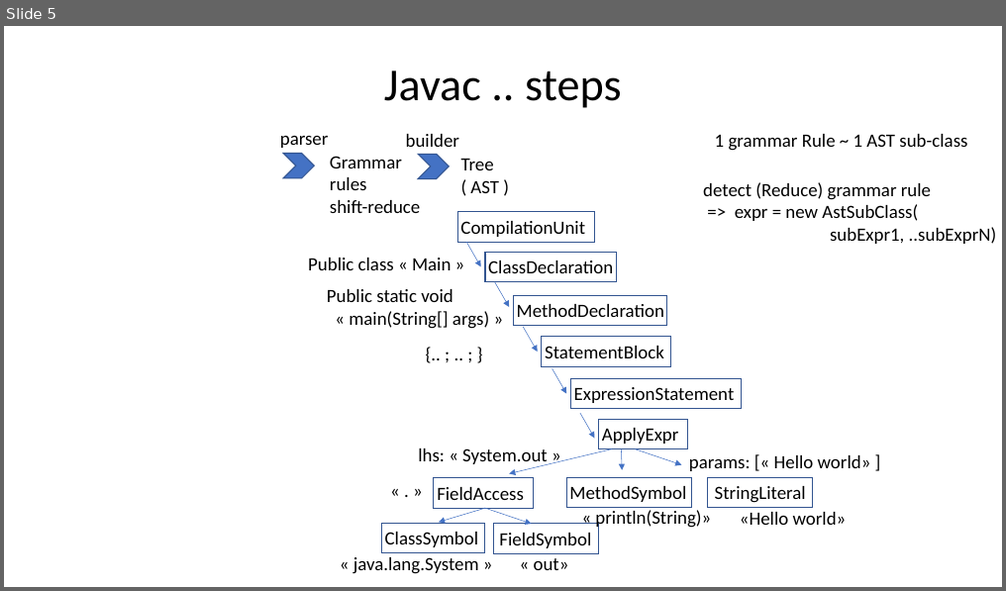
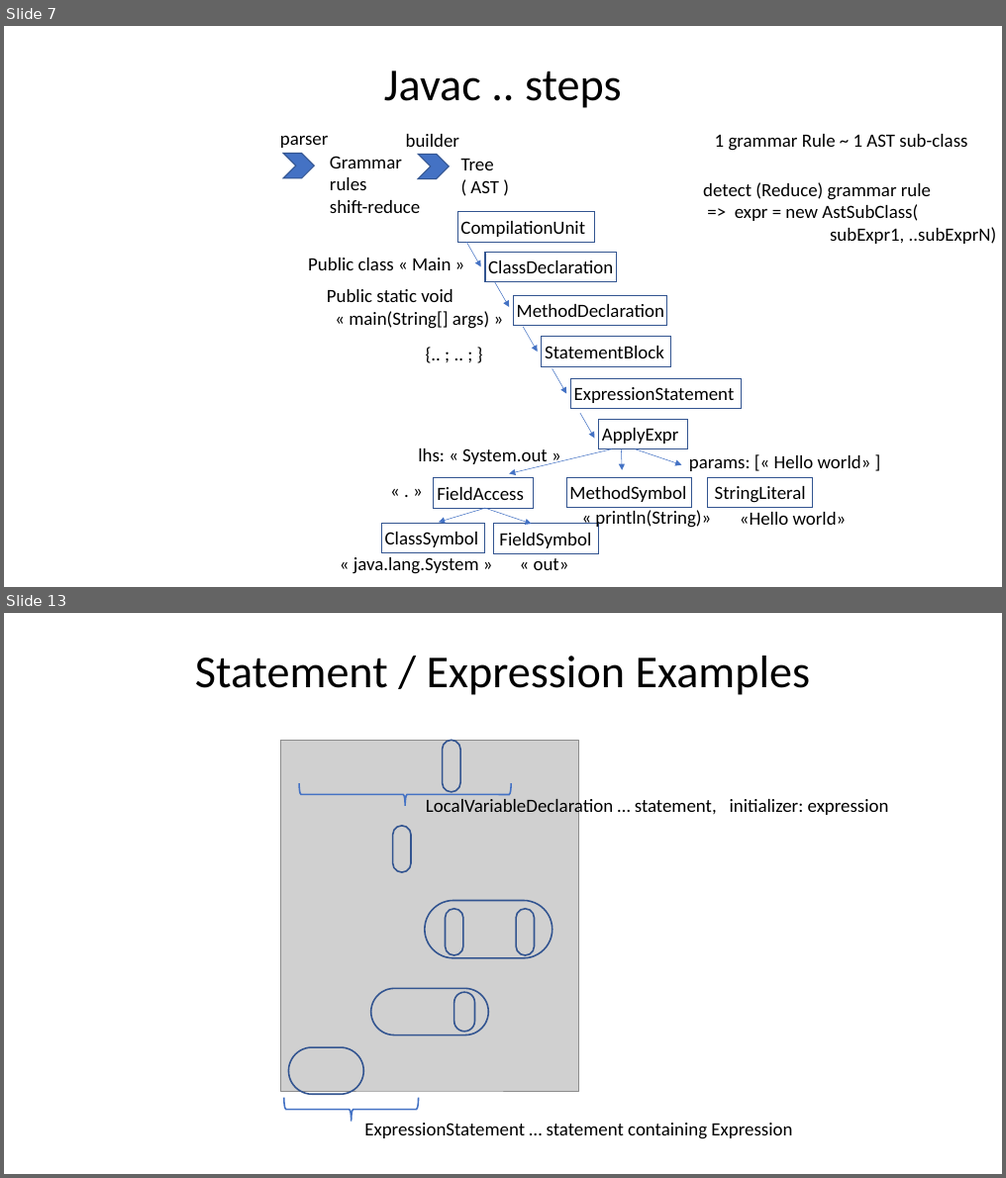
Before and after one commit to Arnaud-Nauwynck/presentations, a slide deck: java/Java-Langage-JRE-Internal-Basics.pptx. Shown one above the other, each under a label of ours: slide 5 before the commit, slides 7 and 13 after it; the slides between them are not shown. The pictures are 1006x591 and 1006x1178 pixels, drawn with LibreOffice and Linux fonts; fonts in the diff are those of the drawing; grey boxes stand for pictures. Boxes give left, top, right and bottom in pixels: in the first picture for what was removed or moved away, otherwise in the second. Text is boxed around its words. In the diff, an @@ line names an element or a change of style, - is before the commit and + after.

```diff
--- a/java/Java-Langage-JRE-Internal-Basics.pptx
+++ b/java/Java-Langage-JRE-Internal-Basics.pptx
@@ slide 13 added at [4,613,1002,1174], background #FFFFFF @@
@@ title added at [195,656,811,695], 44 pt, text #000000 @@
+Statement / Expression Examples
@@ picture added at [280,741,579,1091] @@
@@ rounded rectangle added at [442,741,460,792], outline #325491 1.5 pt @@
@@ right brace added at [299,783,511,806], outline #4472C4 1.5 pt @@
@@ text added at [426,796,889,817], 18 pt, text #000000 @@
+LocalVariableDeclaration … statement, initializer: expression
@@ rounded rectangle added at [392,826,411,872], outline #325491 1.5 pt @@
@@ rounded rectangle added at [425,900,552,959], outline #325491 1.5 pt @@
@@ rounded rectangle added at [445,909,463,956], outline #325491 1.5 pt @@
@@ rounded rectangle added at [516,909,534,956], outline #325491 1.5 pt @@
@@ rounded rectangle added at [371,989,488,1035], outline #325491 1.5 pt @@
@@ rounded rectangle added at [453,992,474,1032], outline #325491 1.5 pt @@
@@ rounded rectangle added at [288,1048,363,1094], outline #325491 1.5 pt @@
@@ right brace added at [284,1098,419,1122], outline #4472C4 1.5 pt @@
@@ text added at [364,1123,792,1140], 18 pt, text #000000 @@
+ExpressionStatement … statement containing Expression
@@ what was slide 5 is now slide 7 @@
```
Also in this commit, not shown: 1 slide changed, 28 other slides added, 23 slides removed, 1 other file.
